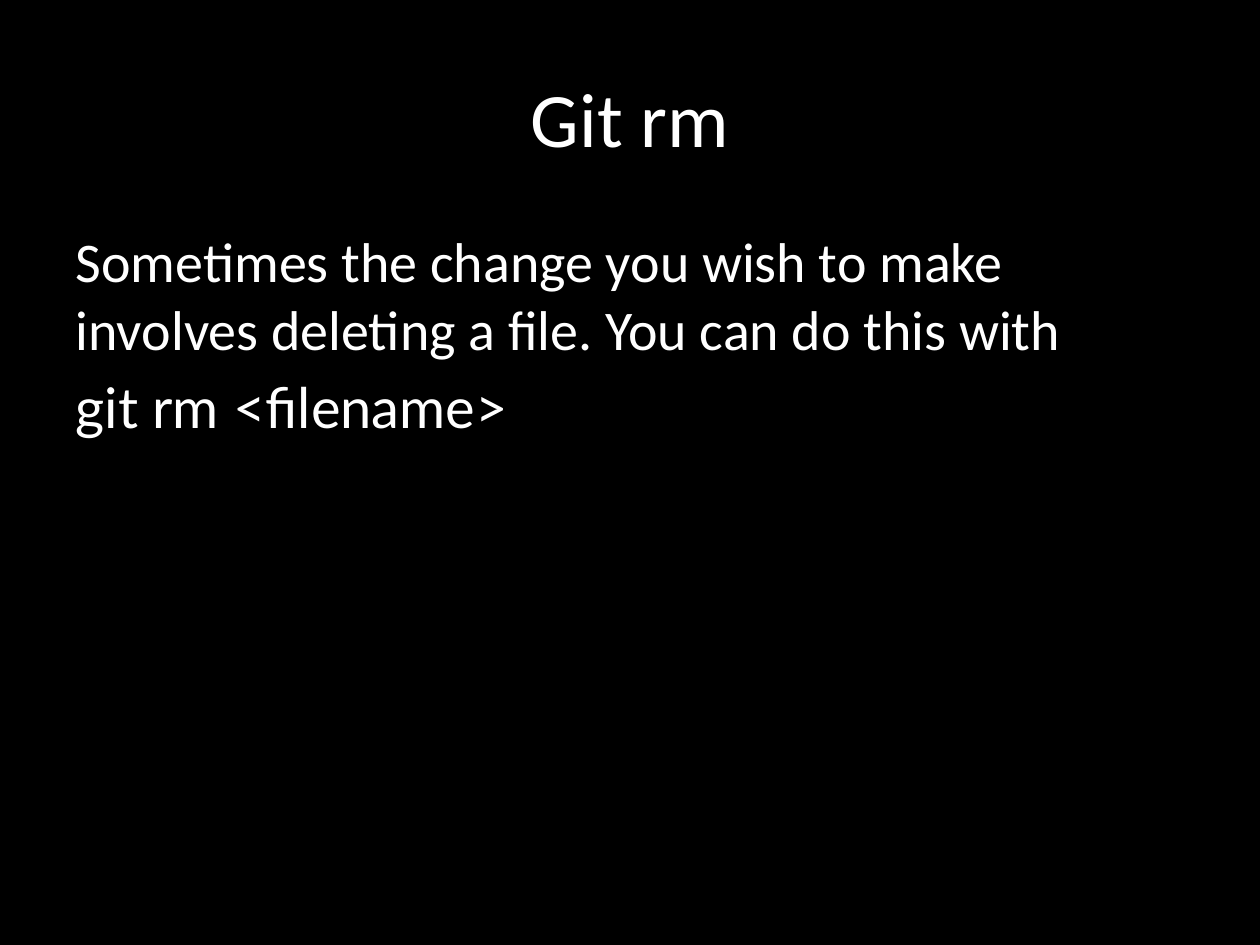
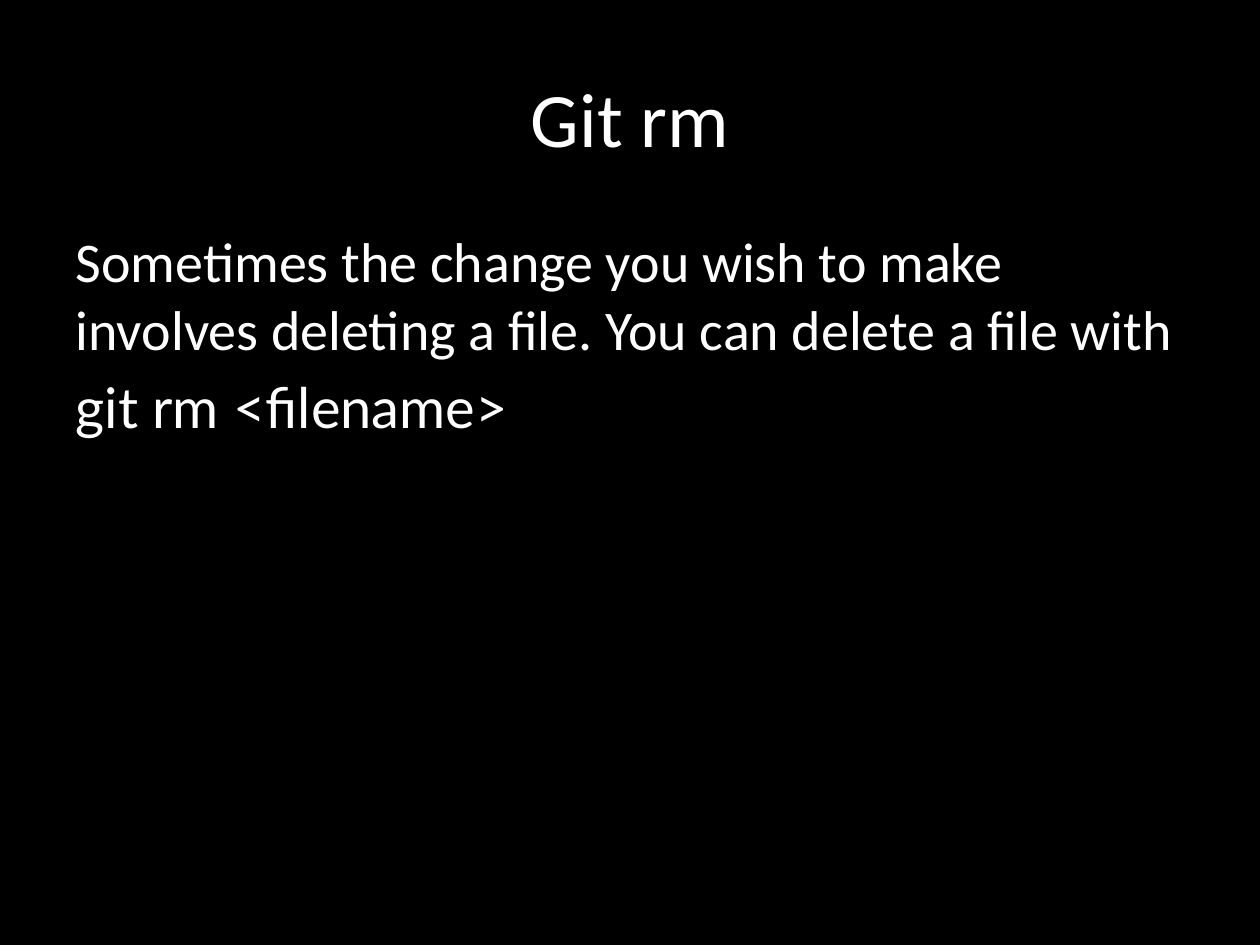
Before and after one commit to hadley/stat405-resources, a slide deck: slide 41 of git-lecture/Stat-405-git-lecture.pptx (slide 40 before the commit). Drawn at 1260x945 pixels with LibreOffice and Linux fonts; fonts in the diff are those of the drawing. Boxes give left, top, right and bottom in pixels: in the first picture for what was removed or moved away, otherwise in the second. Text is boxed around its words. In the diff, an @@ line names an element or a change of style, - is before the commit and + after.

```diff
--- a/git-lecture/Stat-405-git-lecture.pptx
+++ b/git-lecture/Stat-405-git-lecture.pptx
@@ text at bbox=[76, 243, 1172, 360]: text changed @@
-Sometimes the change you wish to make involves deleting a file. You can do this with
+Sometimes the change you wish to make involves deleting a file. You can delete a file with
```
Also in this commit, not shown: 13 other slides changed, 5 slides added, 1 slide removed, 1 other file.
